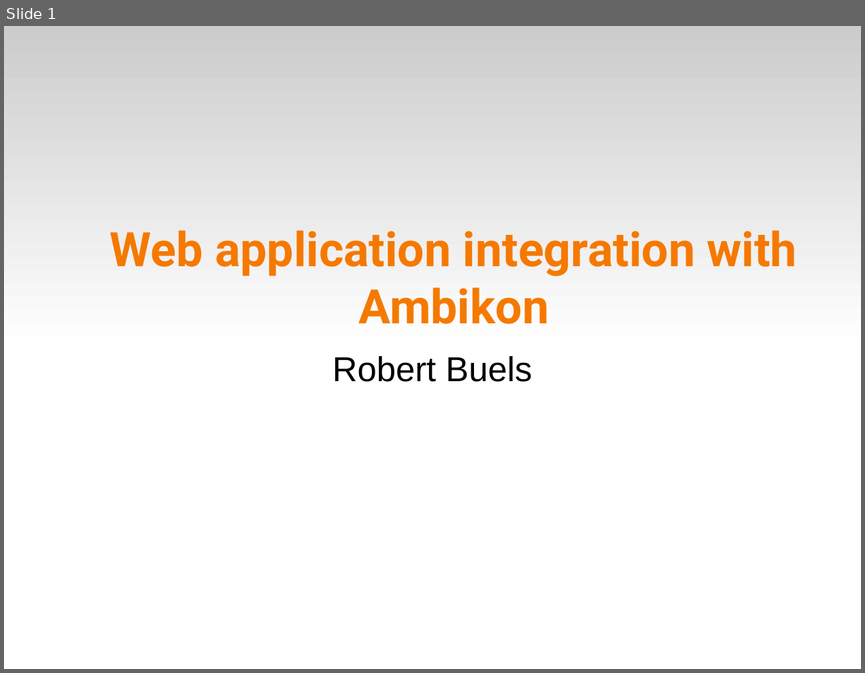
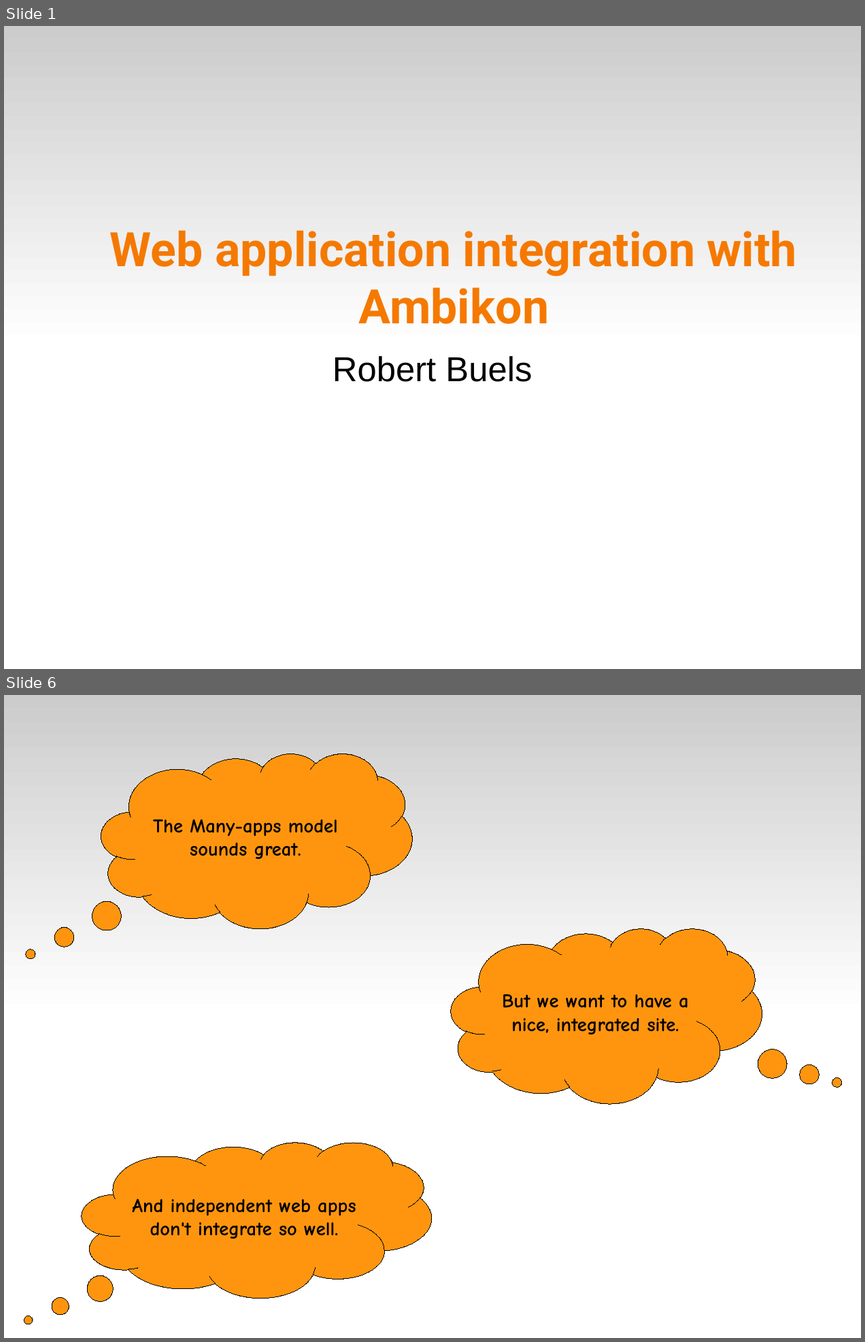
Before and after one commit to solgenomics/Ambikon, a slide deck: doc/presentations/ambikon_intro.odp. Shown one above the other, each under a label of ours: slide 1 before the commit, slides 1 and 6 after it; the slides between them are not shown. The pictures are 865x673 and 865x1342 pixels, drawn with LibreOffice and Linux fonts; fonts in the diff are those of the drawing. Boxes give left, top, right and bottom in pixels: in the first picture for what was removed or moved away, otherwise in the second. Text is boxed around its words. In the diff, an @@ line names an element or a change of style, - is before the commit and + after.

```diff
--- a/doc/presentations/ambikon_intro.odp
+++ b/doc/presentations/ambikon_intro.odp
@@ slide 6 added at (4, 695, 861, 1338), background #FFFFFF; not listed: 1 template element that a slide beside it also shows @@
@@ thought cloud added at (101, 753, 412, 928), fill #FF950E, outline #000000 0 pt, 18 pt, text #000000, bold @@
+The Many-apps model
+sounds great.
@@ thought cloud added at (451, 928, 762, 1103), fill #FF950E, outline #000000 0 pt, 18 pt, text #000000, bold @@
+But we want to have a
+nice, integrated site.
@@ thought cloud added at (82, 1142, 432, 1297), fill #FF950E, outline #000000 0 pt, 18 pt, text #000000, bold @@
+And independent web apps
+don't integrate so well.
```
Also in this commit, not shown: 1 slide changed, 27 other slides added, 4 slides removed, 2 other files.
